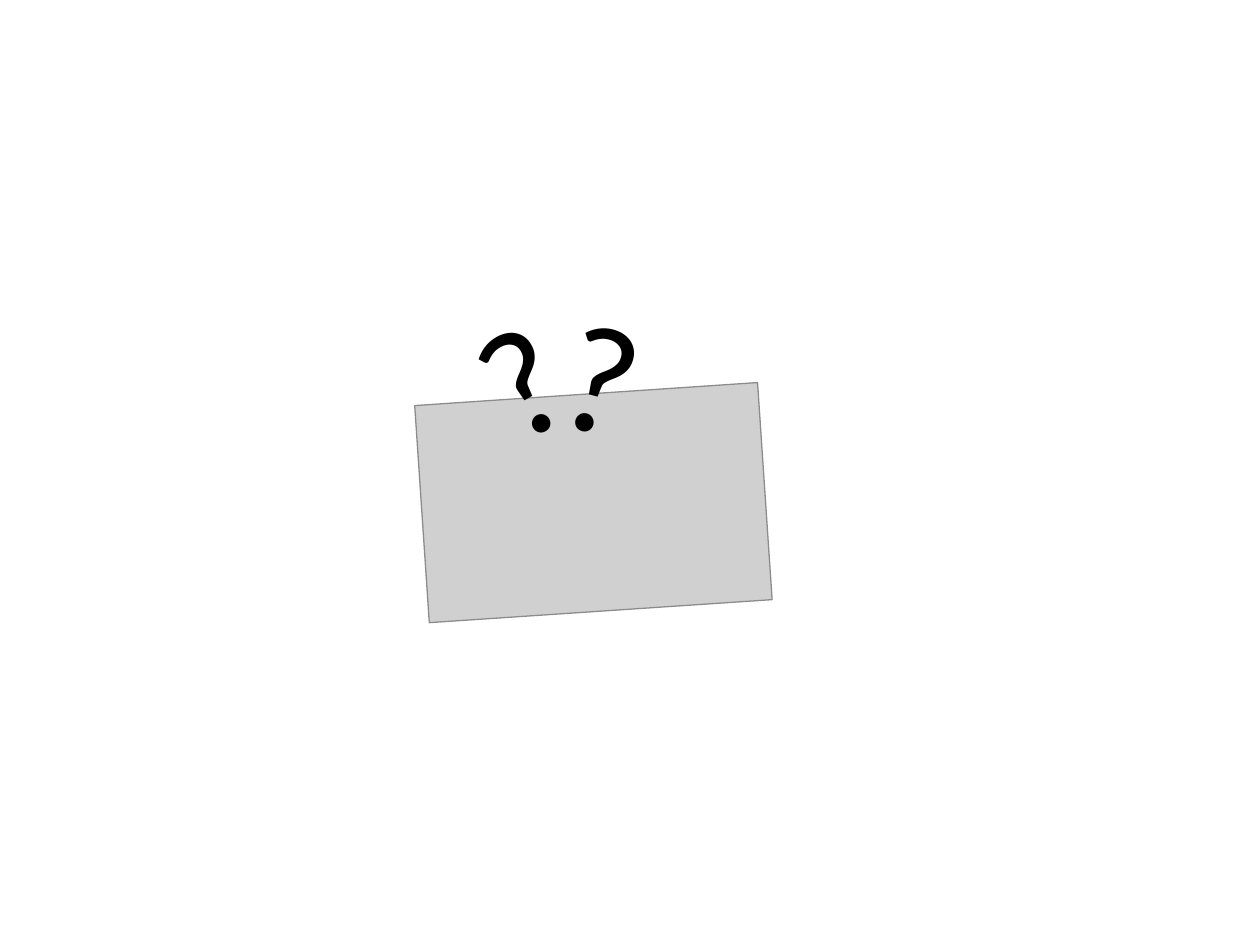
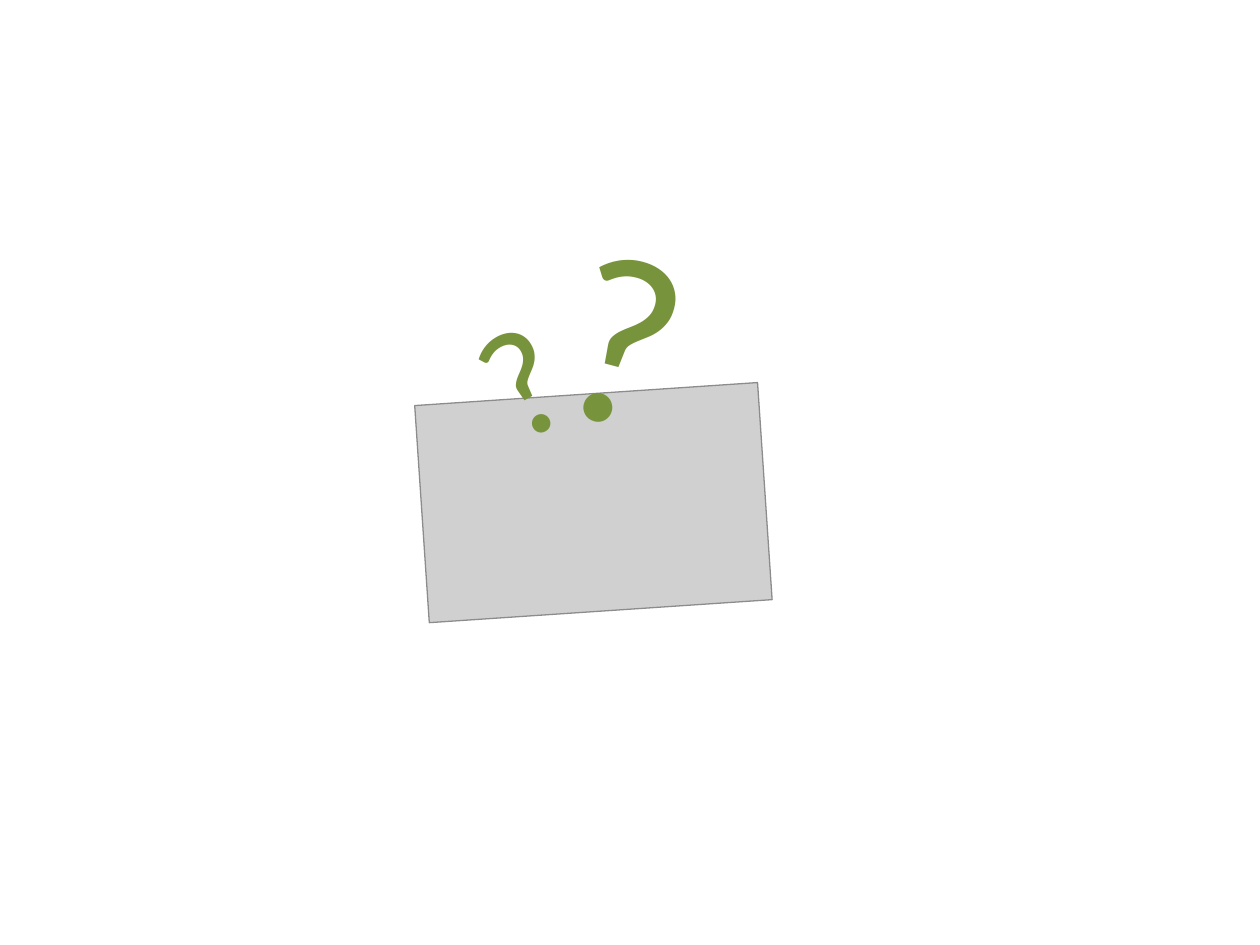
Before and after one commit to luiz-filipe/msc-project, a slide deck: slide 14 of presentation-june/Presentation.pptx. Drawn at 1260x945 pixels with LibreOffice and Linux fonts; fonts in the diff are those of the drawing; grey boxes stand for pictures; background and template pictures are left out. Boxes give left, top, right and bottom in pixels: in the first picture for what was removed or moved away, otherwise in the second. Text is boxed around its words. In the diff, an @@ line names an element or a change of style, - is before the commit and + after.

```diff
--- a/presentation-june/Presentation.pptx
+++ b/presentation-june/Presentation.pptx
@@ text "?": place and size @@
-text "?" at (530, 266, 676, 483)
+text "?" at (521, 165, 734, 495)
@@ text "?" at (521, 165, 734, 495): size 88 to 138 pt, text colour #000000 to #77933C @@
@@ text "?" at (428, 265, 612, 486): text colour #000000 to #77933C @@
```
Also in this commit, not shown: 6 other slides changed, 1 slide added, 1 slide removed, 4 other files.
